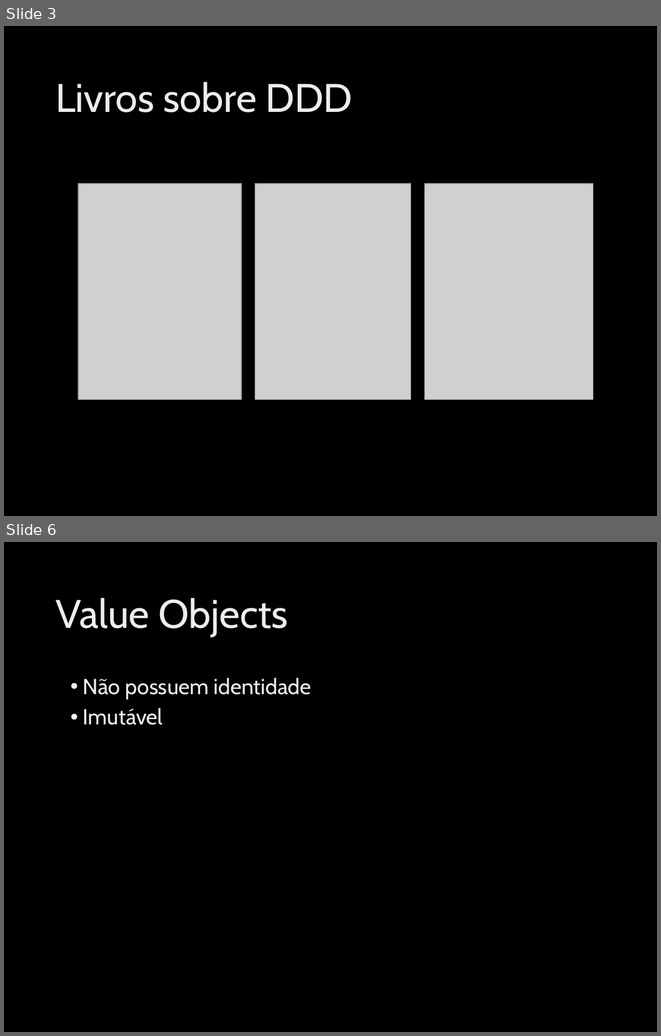
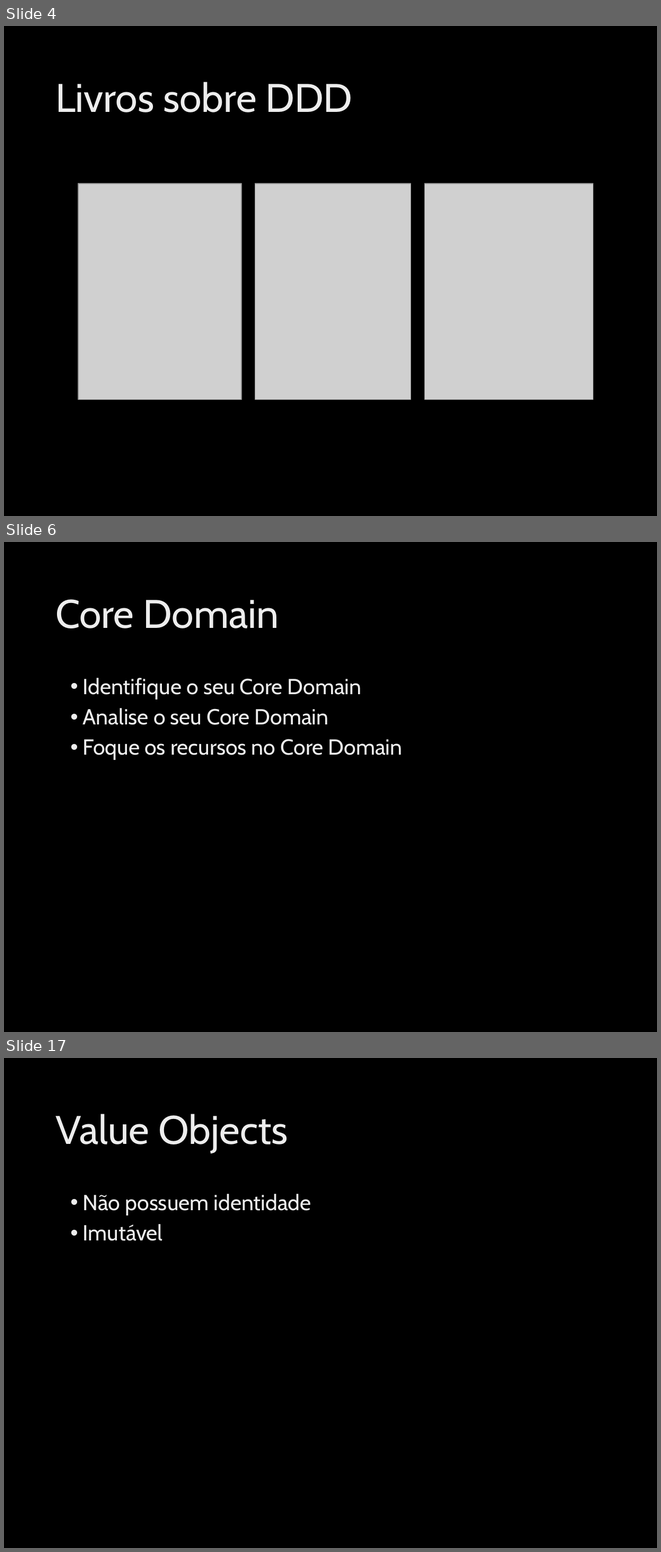
Before and after one commit to ivanpaulovich/event-sourcing-jambo, a slide deck: docs/Introdução ao Domain-Driven-Design (DDD).pptx. Shown one above the other, each under a label of ours: slides 3 and 6 before the commit, slides 4, 6 and 17 after it; the slides between them are not shown. The pictures are 661x1036 and 661x1552 pixels, drawn with LibreOffice and Linux fonts; fonts in the diff are those of the drawing; grey boxes stand for pictures; background and template pictures are left out. Boxes give left, top, right and bottom in pixels: in the first picture for what was removed or moved away, otherwise in the second. Text is boxed around its words. In the diff, an @@ line names an element or a change of style, - is before the commit and + after.

```diff
--- a/docs/Introdução ao Domain-Driven-Design (DDD).pptx
+++ b/docs/Introdução ao Domain-Driven-Design (DDD).pptx
@@ slide 6 added at box(4, 542, 657, 1032), background picture (left out) @@
@@ title added at box(55, 599, 279, 628), 44 pt, text gradient #DEDEDE to #EDEDED to #FFFFFF @@
+Core Domain
@@ text added at box(83, 678, 403, 760), 24 pt, text gradient #DEDEDE to #EDEDED to #FFFFFF @@
+• Identifique o seu Core Domain
+• Analise o seu Core Domain
+• Foque os recursos no Core Domain
@@ what was slide 3 is now slide 4 @@
@@ what was slide 6 is now slide 17 @@
```
Also in this commit, not shown: 4 slides changed, 11 other slides added, 4 other files.
